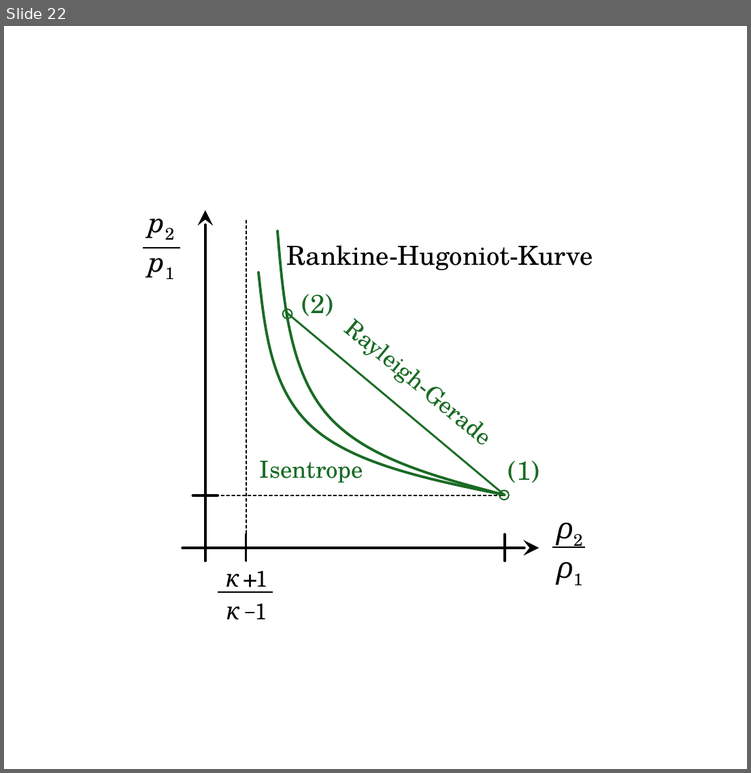
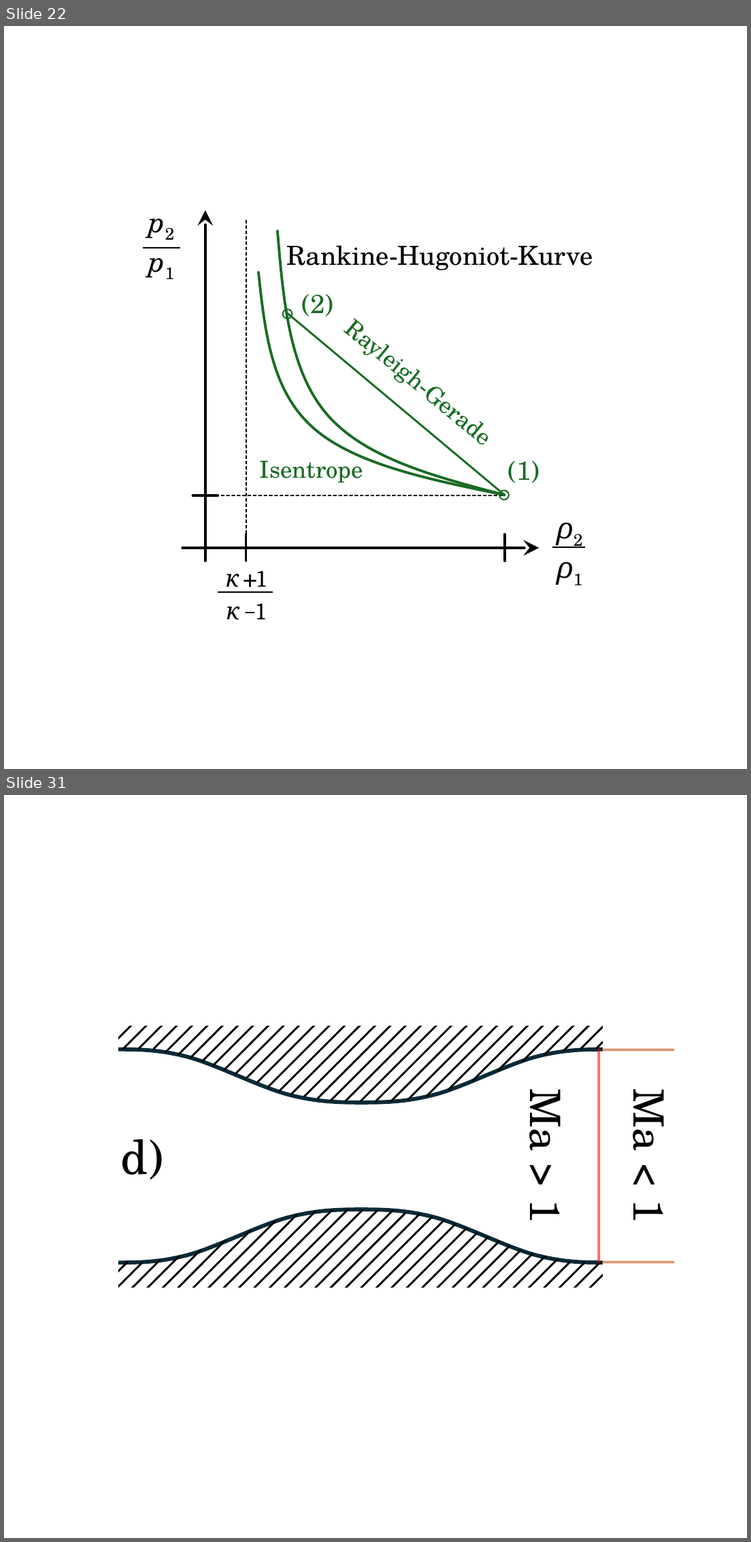
Before and after one commit to m4zeRobot/Project-FoSa, a slide deck: Strömungslehre 2/images/SL2-Images.pptx. Shown one above the other, each under a label of ours: slide 22 before the commit, slides 22 and 31 after it; the slides between them are not shown. The pictures are 751x773 and 751x1542 pixels, drawn with LibreOffice and Linux fonts; fonts in the diff are those of the drawing. Boxes give left, top, right and bottom in pixels: in the first picture for what was removed or moved away, otherwise in the second. Text is boxed around its words. In the diff, an @@ line names an element or a change of style, - is before the commit and + after.

```diff
--- a/Strömungslehre 2/images/SL2-Images.pptx
+++ b/Strömungslehre 2/images/SL2-Images.pptx
@@ slide 31 added at [4,795,747,1538], background #FFFFFF @@
@@ group added at [66,934,654,1376]: 82 lines, 4 freeform shapes, 1 rectangle @@
@@ line added from (598, 1262) to (598, 1049), #FF0000 1 pt @@
@@ line added from (602, 1049) to (673, 1049), #C04F15 1 pt @@
@@ text added at [516,1094,577,1220], 16 pt, text #000000 @@
+Ma > 1
@@ text added at [619,1094,681,1220], 16 pt, text #000000 @@
+Ma < 1
@@ text added at [121,1139,164,1179], 18 pt, text #000000 @@
+d)
@@ line added from (602, 1262) to (673, 1262), #C04F15 1 pt @@
```
Also in this commit, not shown: 1 slide changed, 11 other slides added, 1 slide removed, 13 other files.
